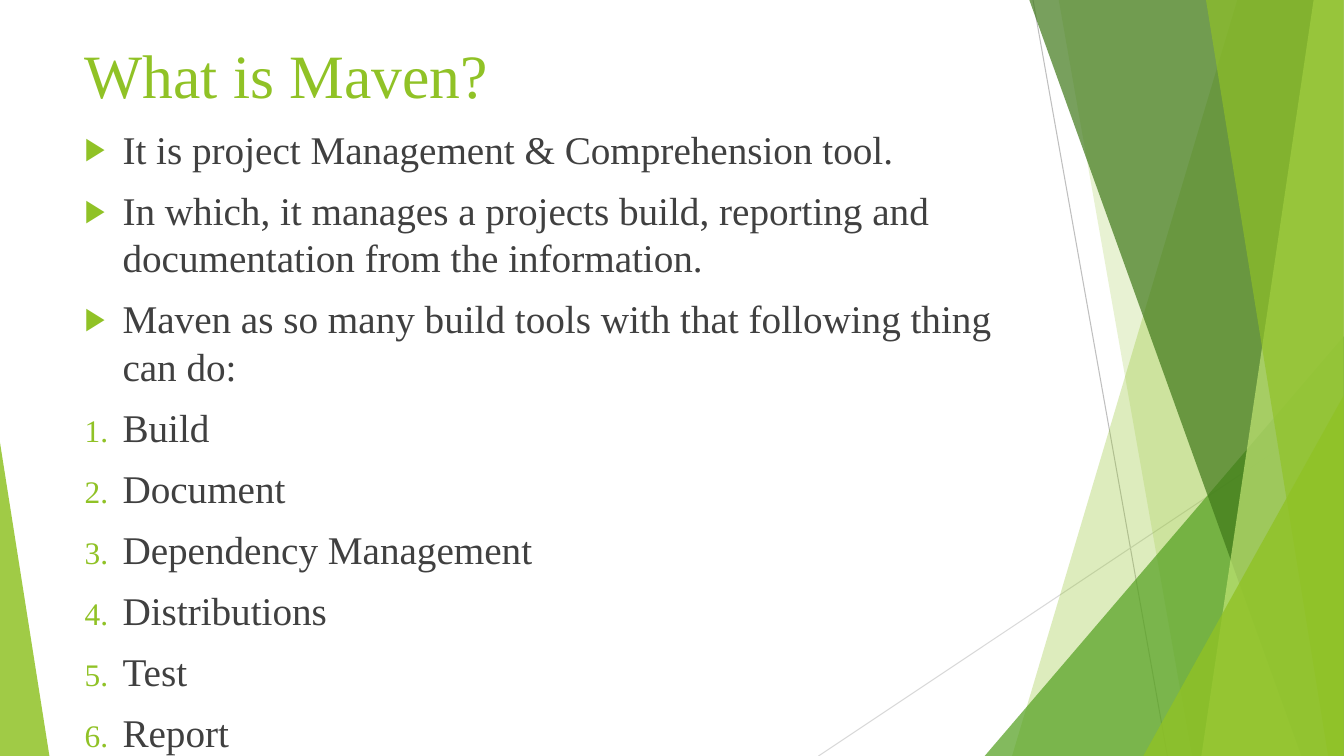
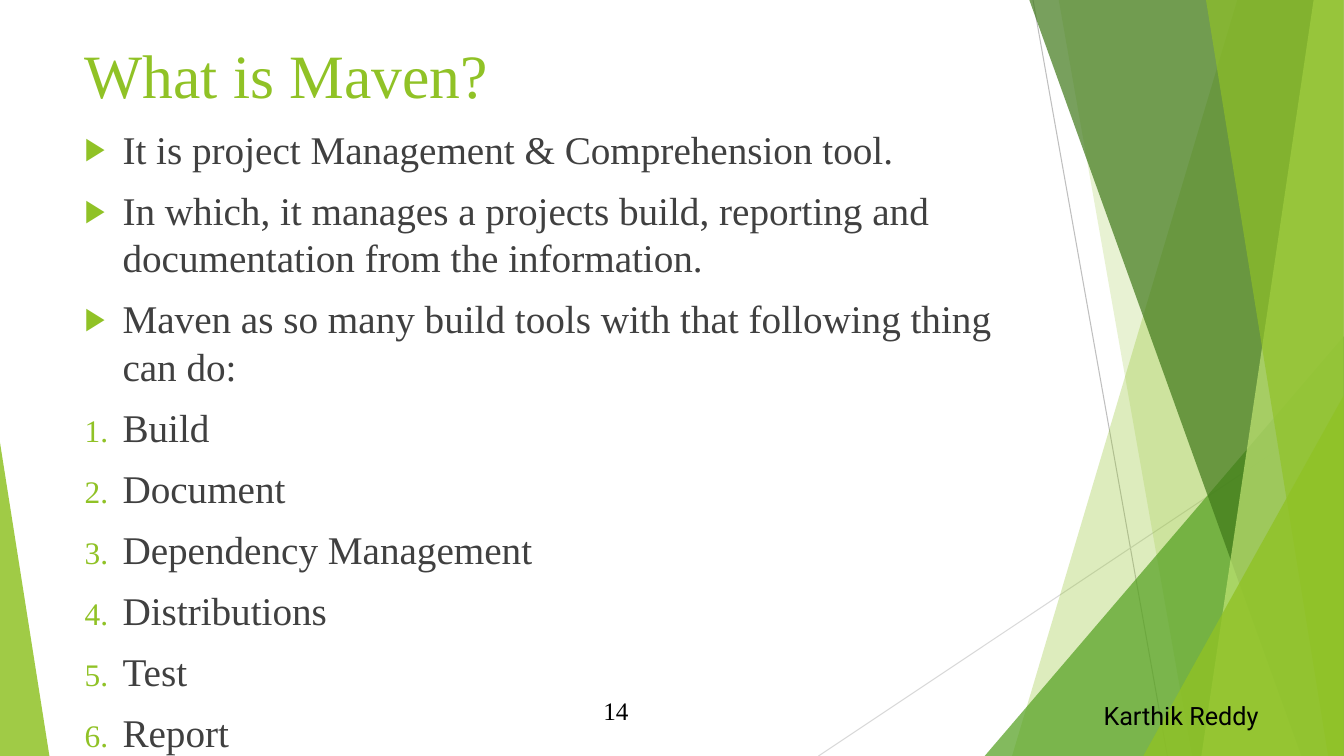
Before and after one commit to MRaghavendar/Storm_demo, a slide deck: slide 14 of Docs/Workshop_BigData.pptx. Drawn at 1344x756 pixels with LibreOffice and Linux fonts; fonts in the diff are those of the drawing. Boxes give left, top, right and bottom in pixels: in the first picture for what was removed or moved away, otherwise in the second. Text is boxed around its words. In the diff, an @@ line names an element or a change of style, - is before the commit and + after.

Commit message:
Small changes made in ppt

```diff
--- a/Docs/Workshop_BigData.pptx
+++ b/Docs/Workshop_BigData.pptx
@@ page number added at <box>603,703,628,720</box>, 18 pt, text #000000 @@
+14
@@ text added at <box>1104,706,1258,731</box>, 18 pt, text #000000 @@
+Karthik Reddy
```
Also in this commit, not shown: 18 other slides changed.
